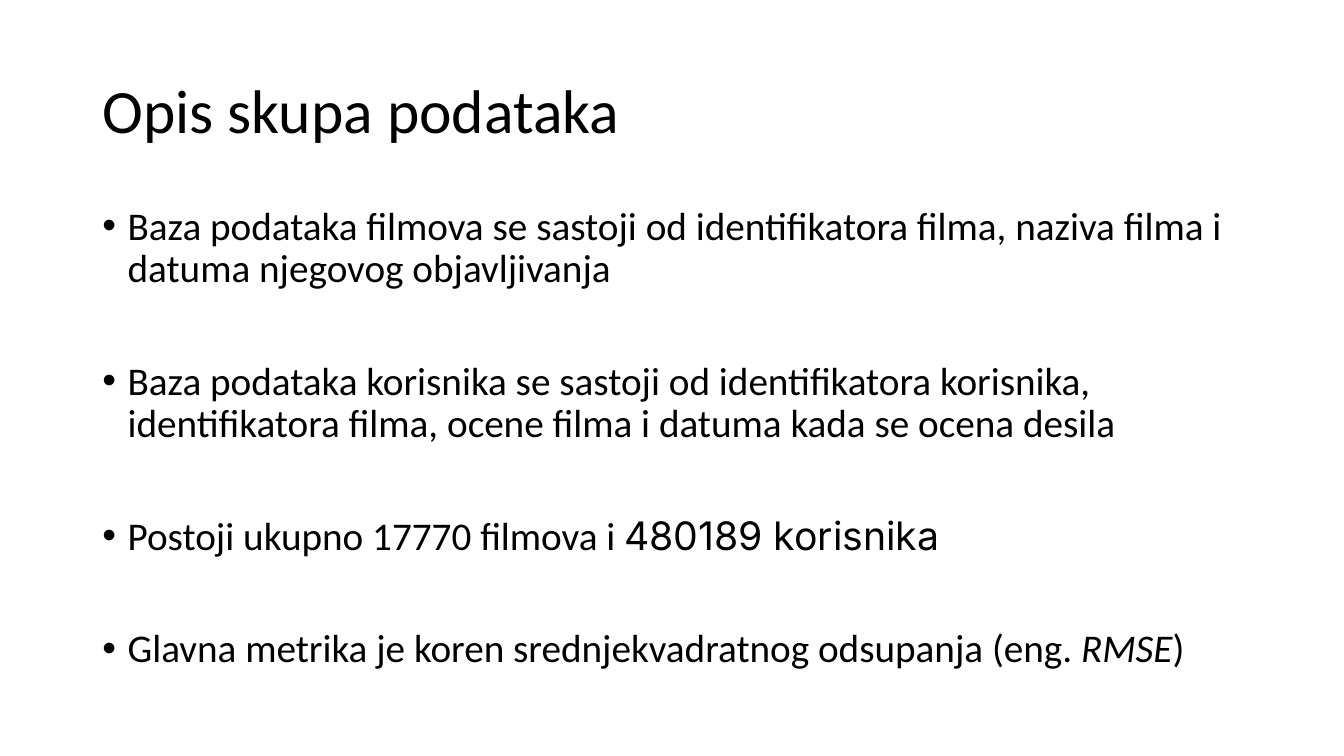
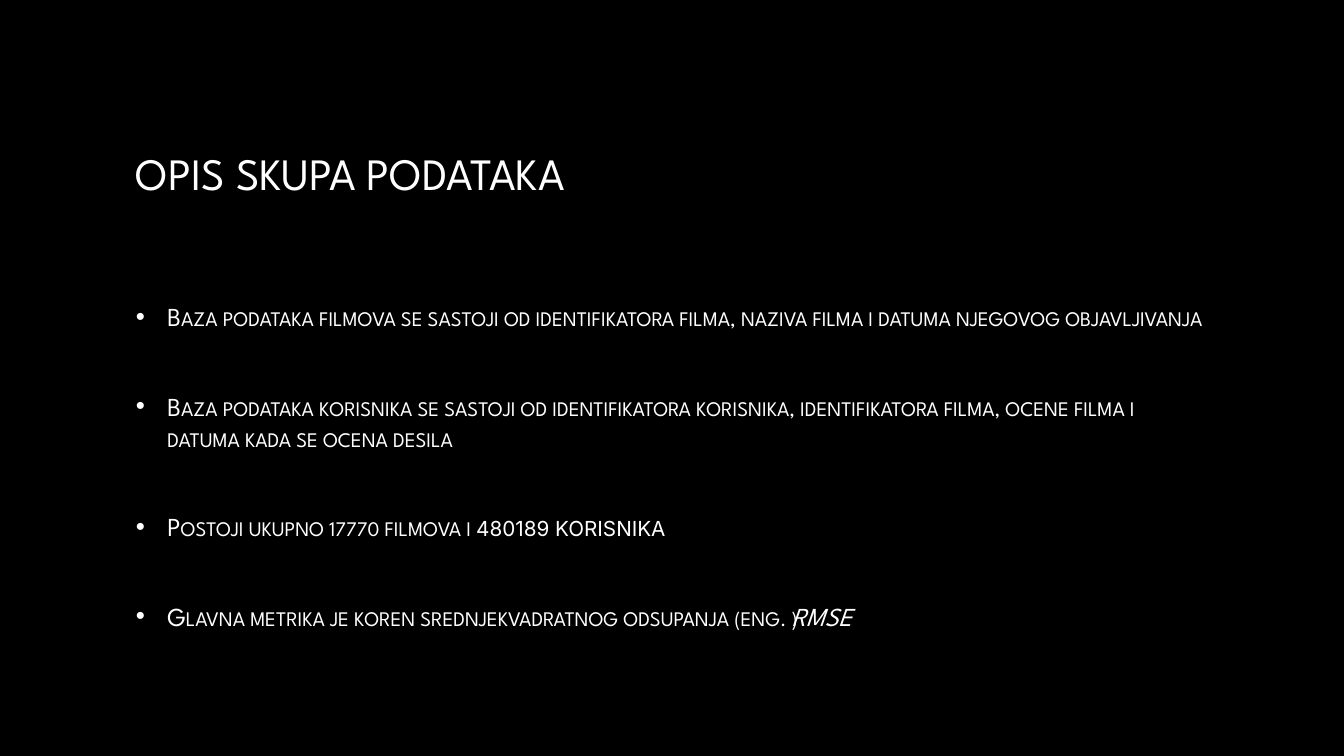
Before and after one commit to wesely1996/mapper_algoritam_sa_Netflix_podatcima, a slide deck: slide 3 of prezentacija.pptx. Drawn at 1344x756 pixels with LibreOffice and Linux fonts; fonts in the diff are those of the drawing; background and template pictures are left out. Boxes give left, top, right and bottom in pixels: in the first picture for what was removed or moved away, otherwise in the second. Text is boxed around its words. In the diff, an @@ line names an element or a change of style, - is before the commit and + after.

```diff
--- a/prezentacija.pptx
+++ b/prezentacija.pptx
@@ background #FFFFFF to picture (left out) @@
@@ title at <box>136,160,565,191</box>: text changed; size 44 to 32 pt; font Calibri to League Spartan; text colour #000000 to gradient #FFFFFF to #A6A6A6 @@
-Opis skupa podataka
+OPIS SKUPA PODATAKA
@@ text "Baza podataka filmova se sastoji ...": place and size @@
-text "Baza podataka filmova se sastoji ..." at <box>128,212,1221,669</box>
+text "Baza podataka filmova se sastoji ..." at <box>167,312,1202,630</box>
@@ text "Baza podataka filmova se sastoji ..." at <box>167,312,1202,630</box>: size 28 to 18.5 pt, font Calibri to League Spartan, text colour #000000 to gradient #FFFFFF to #BFBFBF, small capitals on; indent changed; line spacing 0.9 to 1; vertical alignment top to middle @@
```
Also in this commit, not shown: 8 other slides changed, 2 slides added, 1 slide removed.
